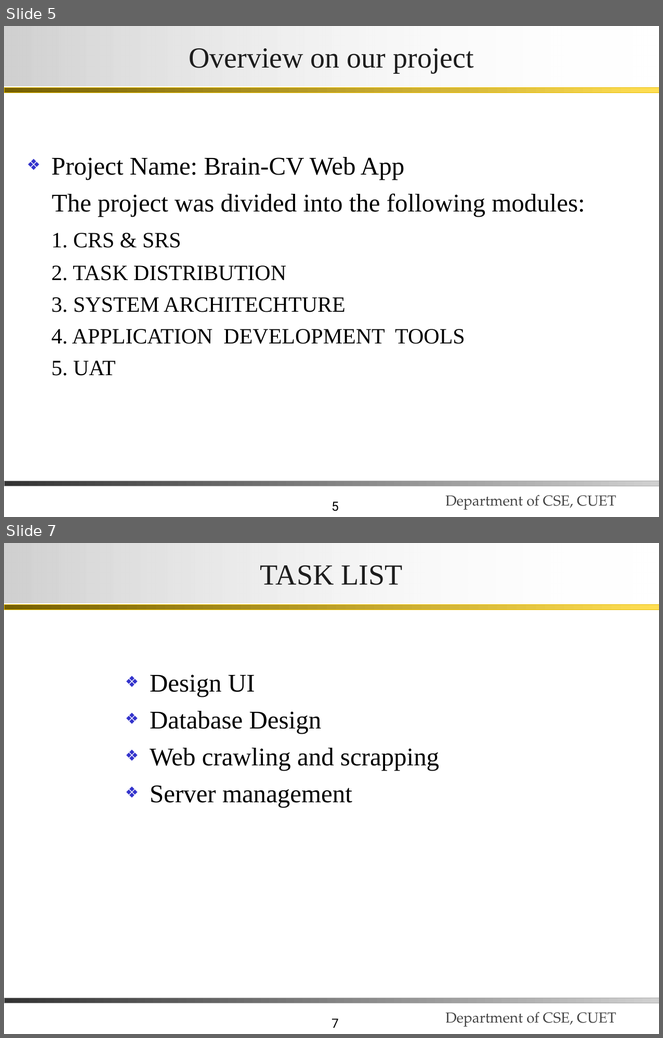
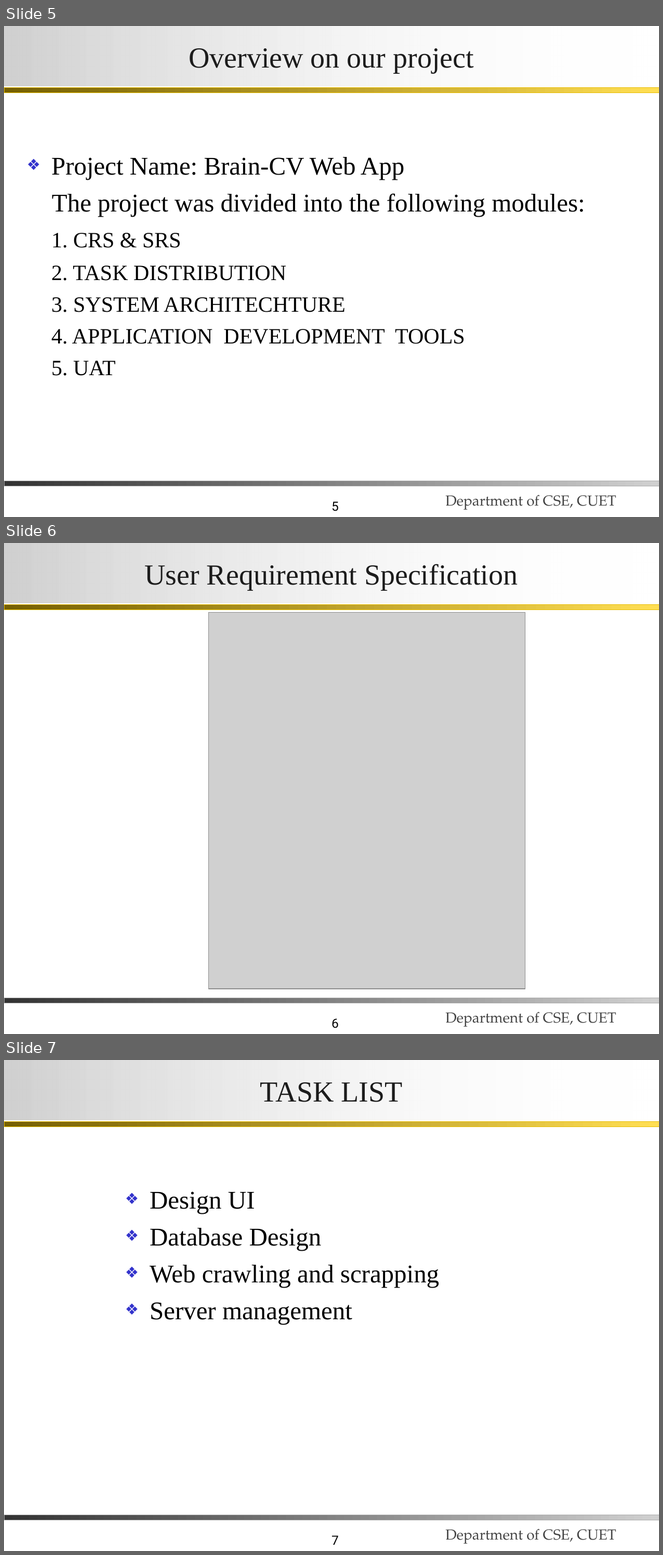
Before and after one commit to Sblief/intern_project_BS23, a slide deck: Presentation/BS-23.ppt. Shown one above the other, each under a label of ours: slides 5 and 7 before the commit, slides 5, 6 and 7 after it; the slides between them are not shown. The pictures are 663x1038 and 663x1555 pixels, drawn with LibreOffice and Linux fonts; fonts in the diff are those of the drawing; grey boxes stand for pictures; background and template pictures are left out. Boxes give left, top, right and bottom in pixels: in the first picture for what was removed or moved away, otherwise in the second. Text is boxed around its words. In the diff, an @@ line names an element or a change of style, - is before the commit and + after.

Commit message:
Update

```diff
--- a/Presentation/BS-23.ppt
+++ b/Presentation/BS-23.ppt
@@ slide 6 added at [4, 543, 659, 1034], background #FFFFFF; not listed: 4 template elements that a slide beside it also shows @@
@@ title added at [4, 543, 659, 603], fill gradient #D0D0D0 to #FFFFFF, 32 pt, text #1C1C1C @@
+User Requirement Specification
@@ picture added at [209, 613, 526, 989] @@
```
Also in this commit, not shown: 1 slide removed.
